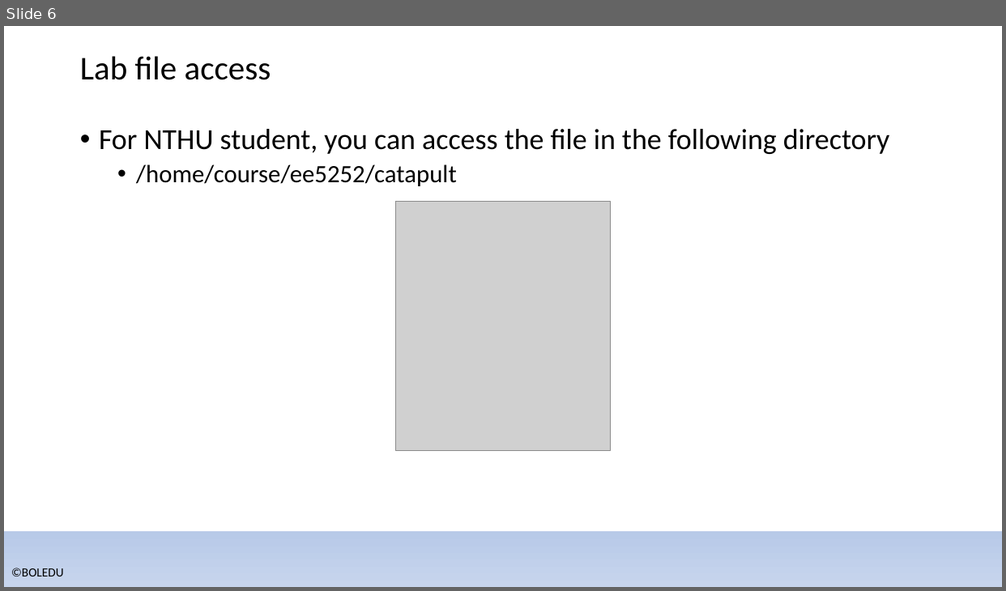
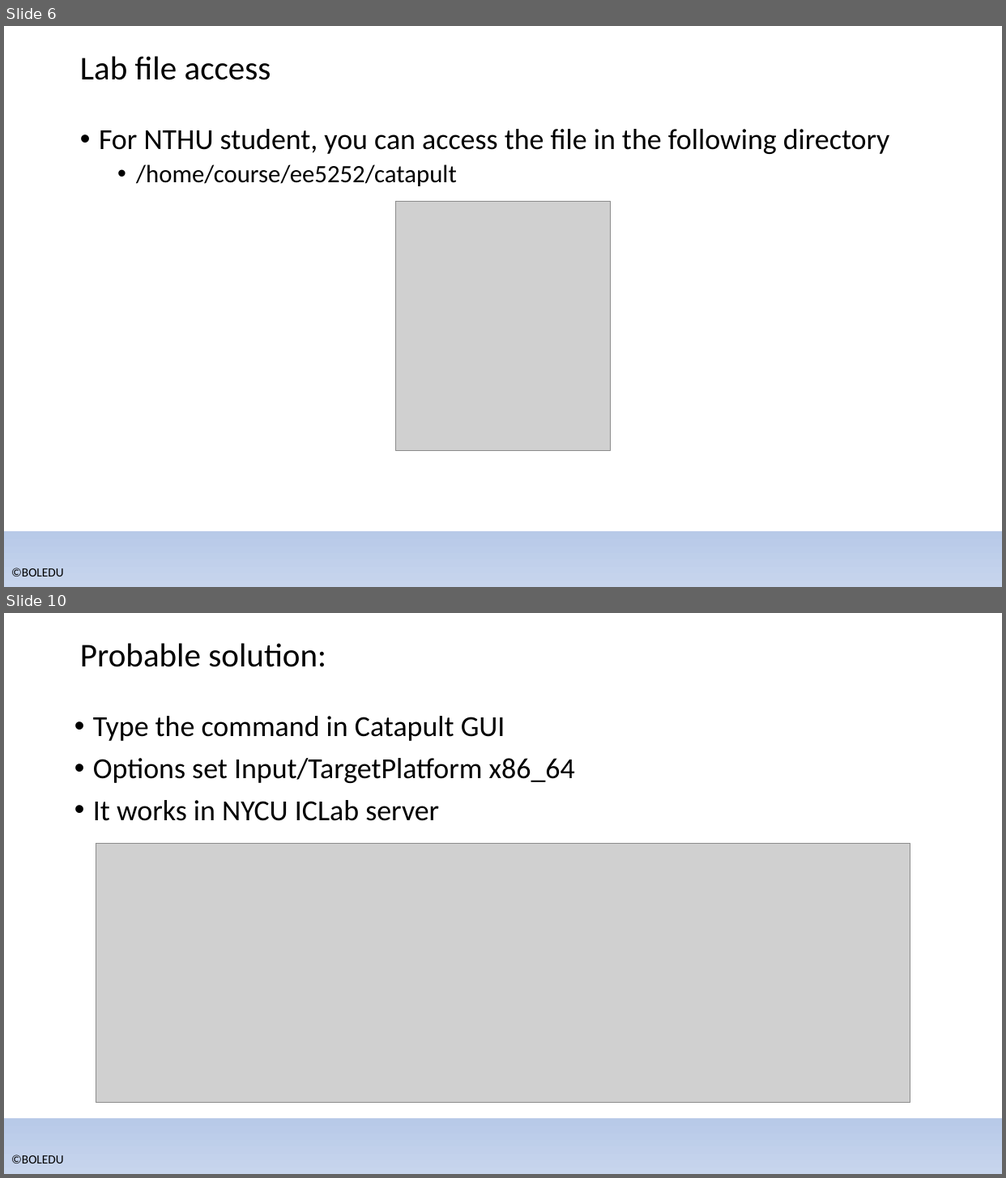
Before and after one commit to bol-edu/caravel-soc_fpga-lab, a slide deck: catapult_hls/catapult_setup(NTHU).pptx. Shown one above the other, each under a label of ours: slide 6 before the commit, slides 6 and 10 after it; the slides between them are not shown. The pictures are 1006x591 and 1006x1178 pixels, drawn with LibreOffice and Linux fonts; fonts in the diff are those of the drawing; grey boxes stand for pictures; background and template pictures are left out. Boxes give left, top, right and bottom in pixels: in the first picture for what was removed or moved away, otherwise in the second. Text is boxed around its words. In the diff, an @@ line names an element or a change of style, - is before the commit and + after.

```diff
--- a/catapult_hls/catapult_setup(NTHU).pptx
+++ b/catapult_hls/catapult_setup(NTHU).pptx
@@ slide 10 added at <box>4,613,1002,1174</box>, background gradient #F6F8FC to #ABC0E4 to #C7D5ED; not listed: 2 template elements that a slide beside it also shows @@
@@ title added at <box>80,643,326,667</box>, 32 pt, text #000000 @@
+Probable solution:
@@ text added at <box>93,716,575,821</box>, 28 pt, text #000000 @@
+• Type the command in Catapult GUI
+• Options set Input/TargetPlatform x86_64
+• It works in NYCU ICLab server
@@ picture added at <box>96,844,910,1102</box> @@
```
Also in this commit, not shown: 3 other slides added.
